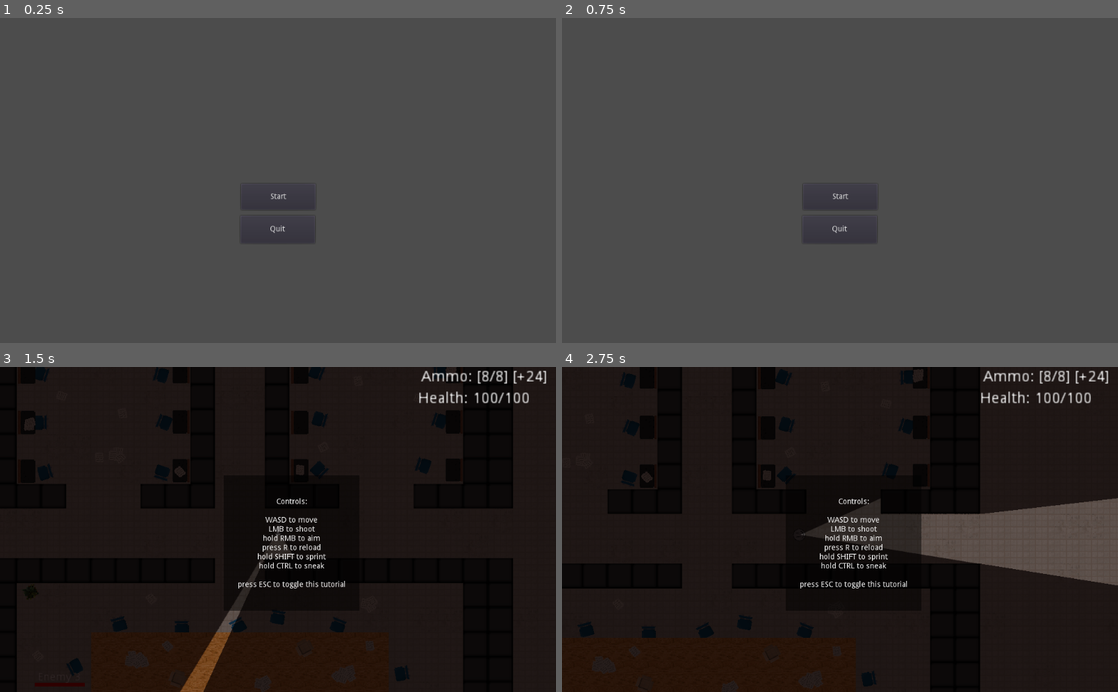
Above: before the commit, frames 1-4 (two rows, left to right).
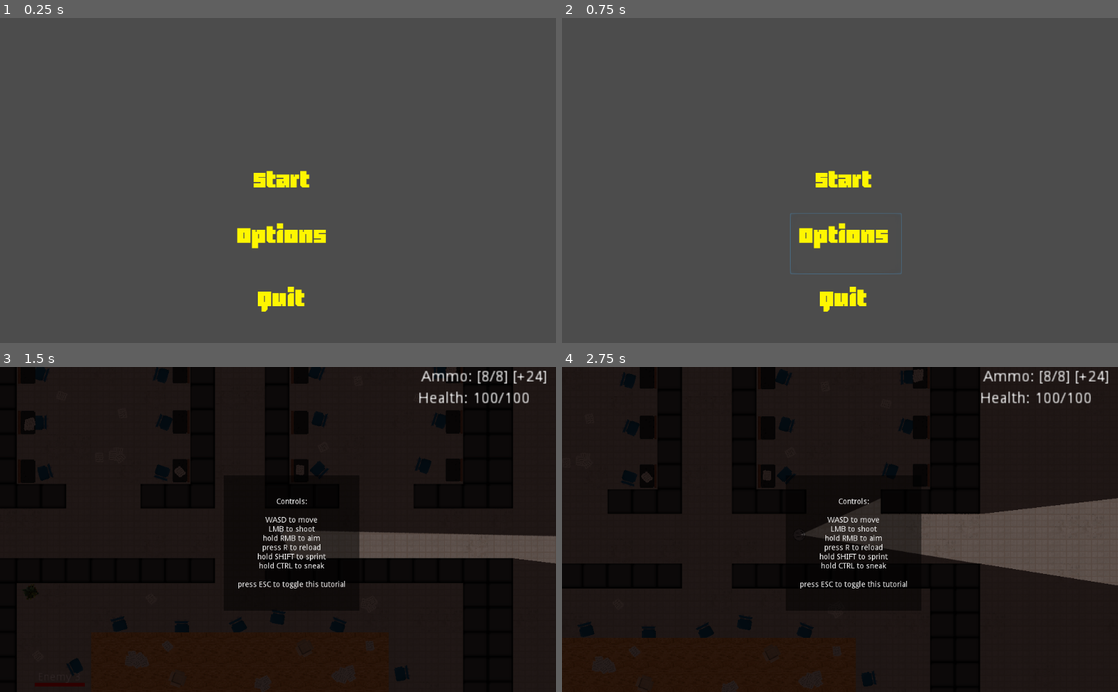
Above: after the commit, the same moments.

Repository: Rallas/4392-001TeamC
Game: Godot game, scene res://Scenes/StartMenu.tscn
The game is run twice, just before and just after one commit, with the same random seed, the same clock (stepped at 60 frames per second) and the same inputs. This scene is started directly instead of the project's main scene. The engine's default icon, where the game draws it, is replaced by a stand-in: a white triangle on a blue panel in a dark square.
Inputs (mouse positions are in pixels of both pictures, inside the frame that each line leads up to; where the layout moved, square brackets give the same spot in the first picture):
- Up to frame 1 (0.25 s): no input
- Up to frame 2 (0.75 s): click (845, 242) at 0.52 s
- Up to frame 3 (1.5 s): click (283, 532) [278, 545] at 1.25 s
- Up to frame 4 (2.75 s): tap R (reload) at 2 s; move the mouse to (962, 513) at 2.02 s; hold D (move_right) from 2.03 s (still down); hold Right mouse button (aim) from 2.03 s (still down)

The runs differ from the first frame. In frame 1, 1.5% of the frame differs, in the area x 42-59%, y 47-91%; in frame 2, 1.6%; in frame 3, 4.8%, in the area x 32-100%, y 50-100%; in frame 4, nothing differs.

Commit message:
Menu Updates

Diff:
--- /dev/null
+++ b/4392_TeamC_Prototype/Scenes/OptionsMenu.tscn
@@ -0,0 +1,49 @@
+[gd_scene load_steps=5 format=2]
+
+[ext_resource path="res://Resources/Back.png" type="Texture" id=1]
+[ext_resource path="res://Scripts/BackBotton.gd" type="Script" id=2]
+[ext_resource path="res://Resources/Volume.png" type="Texture" id=3]
+[ext_resource path="res://Resources/Settings.png" type="Texture" id=4]
+
+[node name="Menu" type="Control"]
+anchor_right = 1.0
+anchor_bottom = 1.0
+
+[node name="VBoxContainer" type="VBoxContainer" parent="."]
+anchor_top = 1.0
+anchor_bottom = 1.0
+margin_top = -98.0
+margin_right = 206.0
+script = ExtResource( 2 )
+
+[node name="Back" type="Button" parent="VBoxContainer"]
+margin_right = 206.0
+margin_bottom = 103.0
+icon = ExtResource( 1 )
+flat = true
+icon_align = 1
+
+[node name="VBoxContainer2" type="VBoxContainer" parent="."]
+anchor_left = 0.5
+anchor_top = 0.5
+anchor_right = 0.5
+anchor_bottom = 0.5
+margin_left = -79.0
+margin_top = -88.0
+margin_right = 79.0
+margin_bottom = 88.0
+
+[node name="Settings" type="Button" parent="VBoxContainer2"]
+margin_right = 158.0
+margin_bottom = 86.0
+icon = ExtResource( 4 )
+flat = true
+icon_align = 1
+
+[node name="Volume" type="Button" parent="VBoxContainer2"]
+margin_top = 90.0
+margin_right = 158.0
+margin_bottom = 176.0
+icon = ExtResource( 3 )
+flat = true
+icon_align = 1
--- /dev/null
+++ b/4392_TeamC_Prototype/Scenes/Settings.tscn
@@ -0,0 +1,5 @@
+[gd_scene format=2]
+
+[node name="Control" type="Control"]
+anchor_right = 1.0
+anchor_bottom = 1.0
--- a/4392_TeamC_Prototype/Scenes/StartMenu.tscn
+++ b/4392_TeamC_Prototype/Scenes/StartMenu.tscn
@@ -1,26 +1,44 @@
-[gd_scene load_steps=2 format=2]
+[gd_scene load_steps=5 format=2]
 
 [ext_resource path="res://Scripts/MenuButtons.gd" type="Script" id=1]
+[ext_resource path="res://Resources/Start.png" type="Texture" id=2]
+[ext_resource path="res://Resources/Quit.png" type="Texture" id=3]
+[ext_resource path="res://Resources/Options.png" type="Texture" id=4]
 
 [node name="Control" type="Control"]
 margin_right = 40.0
 margin_bottom = 40.0
 
-[node name="SimpleGame" type="Label" parent="."]
-margin_right = 124.0
-margin_bottom = 36.0
+[node name="VBoxContainer" type="VBoxContainer" parent="."]
+anchor_left = 0.5
+anchor_top = 0.5
+anchor_right = 0.5
+anchor_bottom = 0.5
+margin_left = 400.0
+margin_top = 238.0
+margin_right = 108.0
+margin_bottom = 117.0
 script = ExtResource( 1 )
 
-[node name="StartGame" type="Button" parent="SimpleGame"]
-margin_left = 444.0
-margin_top = 306.0
-margin_right = 581.0
-margin_bottom = 354.0
-text = "Start"
+[node name="Start" type="Button" parent="VBoxContainer"]
+margin_right = 206.0
+margin_bottom = 98.0
+icon = ExtResource( 2 )
+flat = true
+icon_align = 1
 
-[node name="Quit" type="Button" parent="SimpleGame"]
-margin_left = 443.0
-margin_top = 365.0
-margin_right = 580.0
-margin_bottom = 416.0
-text = "Quit"
+[node name="Options" type="Button" parent="VBoxContainer"]
+margin_top = 102.0
+margin_right = 206.0
+margin_bottom = 215.0
+icon = ExtResource( 4 )
+flat = true
+icon_align = 1
+
+[node name="Quit" type="Button" parent="VBoxContainer"]
+margin_top = 219.0
+margin_right = 206.0
+margin_bottom = 332.0
+icon = ExtResource( 3 )
+flat = true
+icon_align = 1
--- /dev/null
+++ b/4392_TeamC_Prototype/Scenes/Volume.tscn
@@ -0,0 +1,15 @@
+[gd_scene format=2]
+
+[node name="Control" type="Control"]
+anchor_right = 1.0
+anchor_bottom = 1.0
+
+[node name="HSeparator" type="HSeparator" parent="."]
+anchor_left = 0.5
+anchor_top = 0.5
+anchor_right = 0.5
+anchor_bottom = 0.5
+margin_left = -20.0
+margin_top = -2.0
+margin_right = 20.0
+margin_bottom = 2.0
--- /dev/null
+++ b/4392_TeamC_Prototype/Scripts/BackBotton.gd
@@ -0,0 +1,10 @@
+extends Control
+
+
+# Called when the node enters the scene tree for the first time.
+func _ready():
+  var backButton = $Back
+  backButton.connect("pressed", self, "_backButton_Pressed")
+
+func _backButton_Pressed():
+  var _back = get_tree().change_scene("res://Scenes/StartMenu.tscn")
--- a/4392_TeamC_Prototype/Scripts/MenuButtons.gd
+++ b/4392_TeamC_Prototype/Scripts/MenuButtons.gd
@@ -8,10 +8,11 @@
 
 # Called when the node enters the scene tree for the first time.
 func _ready():
-  var playButton = $StartGame
+  var playButton = $Start
   var exitButton = $Quit
   playButton.connect("pressed", self, "_playButton_Pressed")
   exitButton.connect("pressed", self, "_exitButton_Pressed")
+
 
 func _playButton_Pressed():
   #load the first scene
Binary file added: 4392_TeamC_Prototype/Resources/31062619e04436152539dfe109b09b7c (1).png
Not shown, added: 4392_TeamC_Prototype/Resources/31062619e04436152539dfe109b09b7c (1).png.import
Not shown, added: 4392_TeamC_Prototype/Resources/4be24d0c11f009ea256e99d68abe924a.png.import
Not shown, added: 4392_TeamC_Prototype/Resources/9017ac185983fcaae839c35a8ed17657.png.import
Binary file added: 4392_TeamC_Prototype/Resources/Back.png
Not shown, added: 4392_TeamC_Prototype/Resources/Back.png.import
Binary file added: 4392_TeamC_Prototype/Resources/Options.png
Not shown, added: 4392_TeamC_Prototype/Resources/Options.png.import
Binary file added: 4392_TeamC_Prototype/Resources/Quit.png
Not shown, added: 4392_TeamC_Prototype/Resources/Quit.png.import
Binary file added: 4392_TeamC_Prototype/Resources/Settings.png
Not shown, added: 4392_TeamC_Prototype/Resources/Settings.png.import
(and 5 more such lines)
